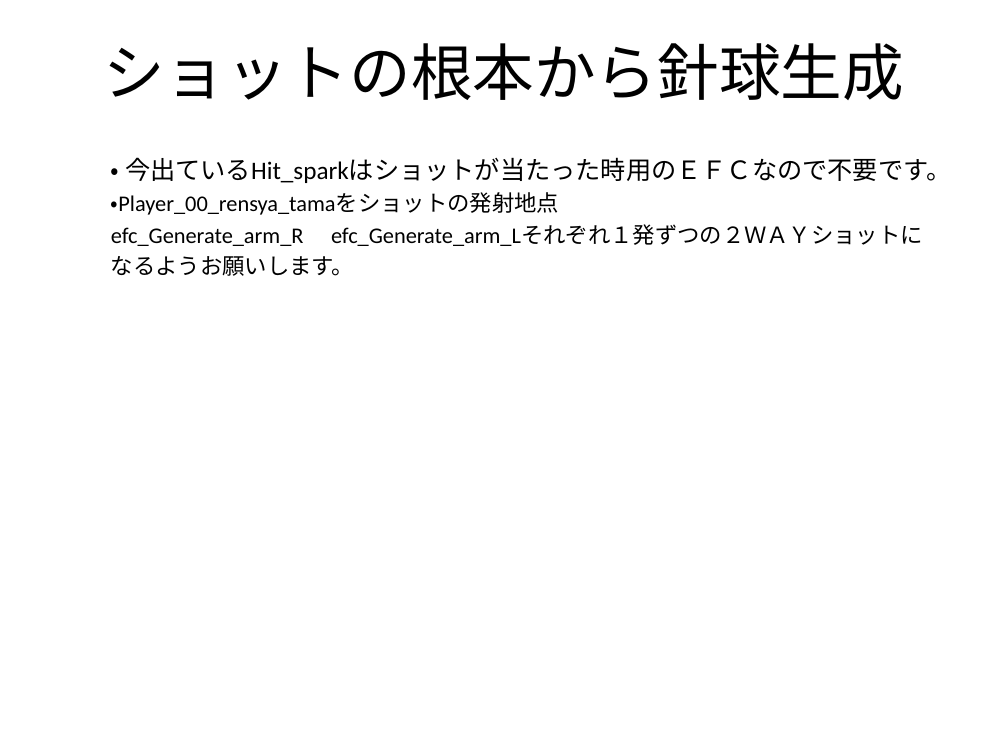
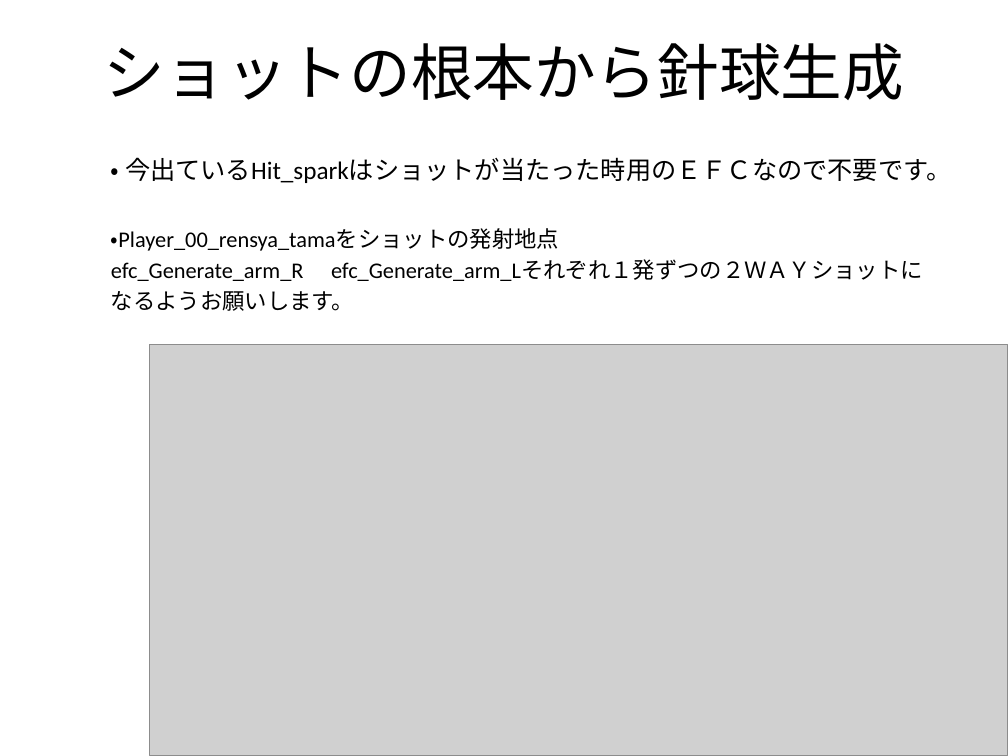
Before and after one commit to flash-kudo/shooting-01, a slide deck: slide 3 of project/資料/スマホ最適化縦STG_修正要望.pptx. Drawn at 1008x756 pixels with LibreOffice and Linux fonts; fonts in the diff are those of the drawing; grey boxes stand for pictures. Boxes give left, top, right and bottom in pixels: in the first picture for what was removed or moved away, otherwise in the second. Text is boxed around its words. In the diff, an @@ line names an element or a change of style, - is before the commit and + after.

Commit message:
ショットの誤作動追記

```diff
--- a/project/資料/スマホ最適化縦STG_修正要望.pptx
+++ b/project/資料/スマホ最適化縦STG_修正要望.pptx
@@ text "・ 今出ているHit_sparkはショットが当たった時用のＥＦＣなので不要です。" rewrapped from [111,157,951,276] to [111,157,951,311] @@
@@ picture added at [150,345,1008,756] @@
```
Also in this commit, not shown: 1 other slide changed, 1 slide added.
